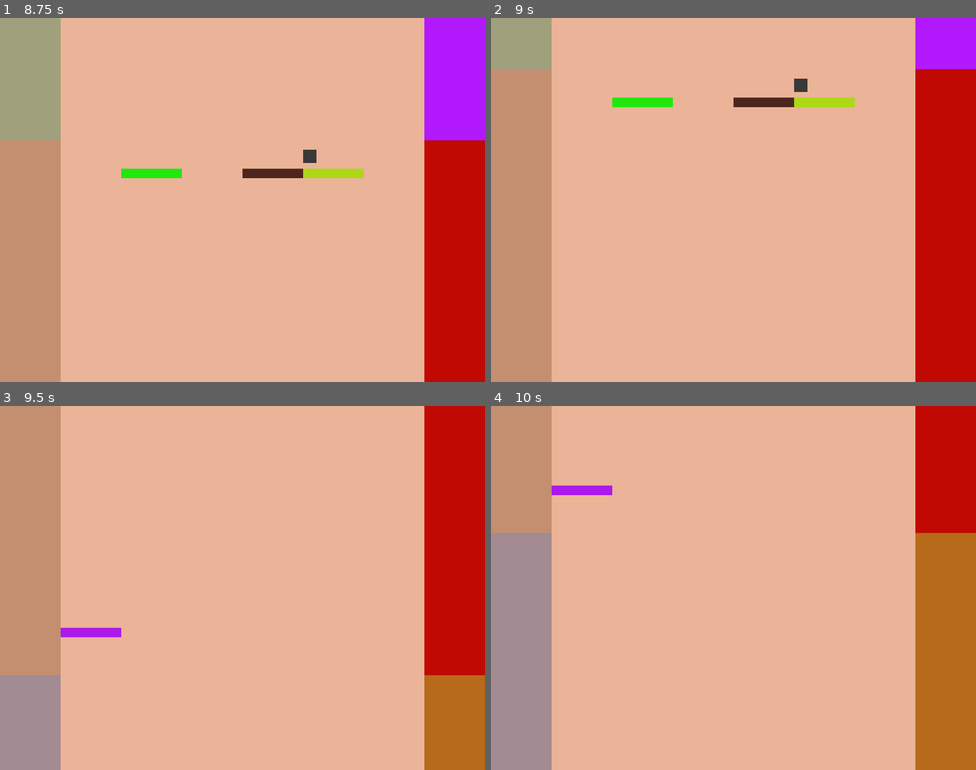
Above: before the commit, frames 1-4 (two rows, left to right).
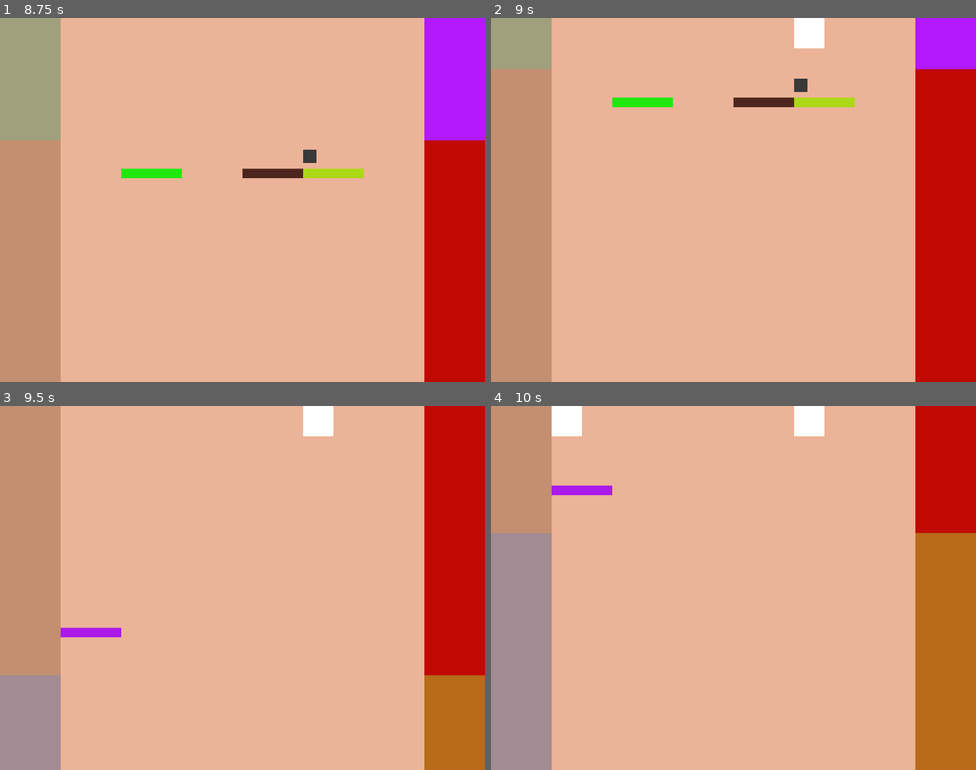
Above: after the commit, the same moments.

Repository: xepewout/momma-im-home
Game: Godot game, scene res://main.tscn
Two runs of this game, one before a commit and one after it. Both use one fixed random seed, a clock stepped at 60 frames per second and the inputs below.
Inputs:
- Up to frame 1 (8.75 s): hold D (MOVE_RIGHT) 0.53-1.28 s; hold A (MOVE_LEFT) 1.28-2.03 s; hold D (MOVE_RIGHT) 2.03-3.53 s; hold A (MOVE_LEFT) 3.53-5.78 s; hold D (MOVE_RIGHT) 5.78-8.03 s; hold A (MOVE_LEFT) from 8.03 s (still down)
- Up to frame 2 (9 s): keep holding A (MOVE_LEFT)
- Up to frame 3 (9.5 s): keep holding A (MOVE_LEFT)
- Up to frame 4 (10 s): release A (MOVE_LEFT) at 9.53 s; hold D (MOVE_RIGHT) from 9.53 s (still down)

Frame 1 is identical in both runs. In frame 2, 0.5% of the frame differs, in the area x 62-69%, y 0-9%; in frame 3, 0.5%; in frame 4, 1.0%, in the area x 12-69%, y 0-9%.

Commit message:
Fan commit
-started adding a fan

Diff:
--- /dev/null
+++ b/fan.gd
@@ -0,0 +1,12 @@
+extends Area2D
+var xSize = 0.0
+
+# Called when the node enters the scene tree for the first time.
+func _ready() -> void:
+	pass # Replace with function body.
+
+
+# Called every frame. 'delta' is the elapsed time since the previous frame.
+func _process(delta: float) -> void:
+	xSize += delta
+	$CollisionShape2D.shape.set_size(Vector2(xSize,64))
--- /dev/null
+++ b/fan.tscn
@@ -0,0 +1,17 @@
+[gd_scene load_steps=3 format=3 uid="uid://buwh30qwaq5hx"]
+
+[ext_resource type="Script" uid="uid://b26squtdetfal" path="res://fan.gd" id="1_8vgsl"]
+
+[sub_resource type="RectangleShape2D" id="RectangleShape2D_7l2ec"]
+size = Vector2(64, 64)
+
+[node name="Fan" type="Area2D"]
+script = ExtResource("1_8vgsl")
+
+[node name="CollisionShape2D" type="CollisionShape2D" parent="."]
+position = Vector2(32, 32)
+shape = SubResource("RectangleShape2D_7l2ec")
+
+[node name="ColorRect" type="ColorRect" parent="."]
+offset_right = 64.0
+offset_bottom = 64.0
--- a/main.gd
+++ b/main.gd
@@ -6,6 +6,7 @@
 const SPIDER = preload("res://spider.tscn")
 const FLY = preload("res://fly.tscn")
 const DIRT = preload("res://dirt.tscn")
+const FAN = preload("res://fan.tscn")
 var secondToLastPlatform
 var lastPlatform
 var accel = .8
@@ -83,7 +84,14 @@
 		_spawnFly()
 	elif doEnemy < .75:
 		_spawnDirt()
+	elif doEnemy < 1:
+		_spawnFan()
 
+func _spawnFan():
+	var fan = FAN.instantiate()
+	add_child(fan)
+	var fanPos = randi_range(0,5)
+	fan.position = Vector2(128 + 128 * fanPos, 0)
 
 func _spawnDirt():
 	var dirt = DIRT.instantiate()
@@ -110,7 +118,6 @@
 		else:
 			body._addHit()
 
-
 func _on_dirt_despawn_body_entered(body: Node2D) -> void:
 	if body.is_in_group("enemy"):
 		body.queue_free()
Not shown, added: fan.gd.uid
